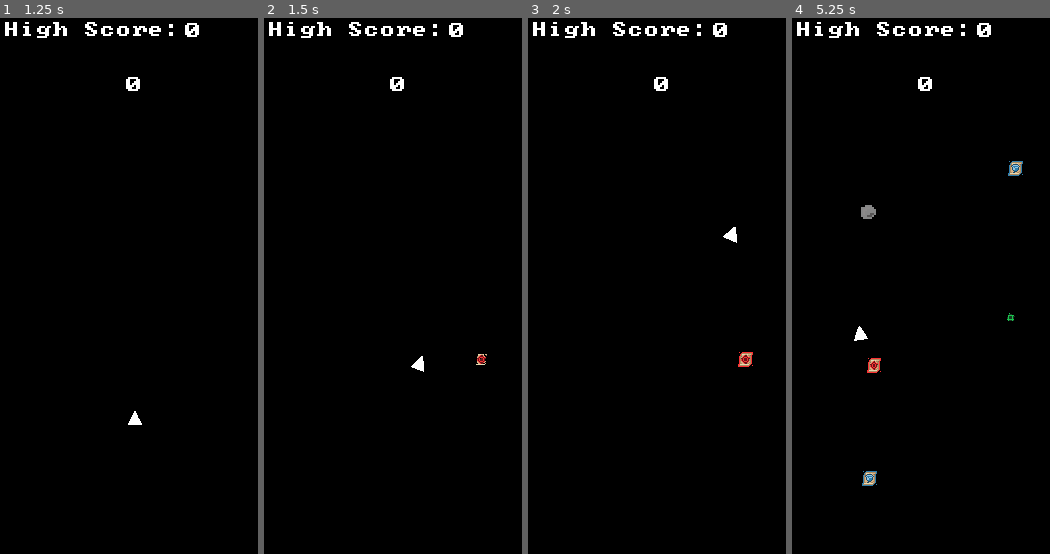
Above: before the commit, frames 1-4 (left to right).
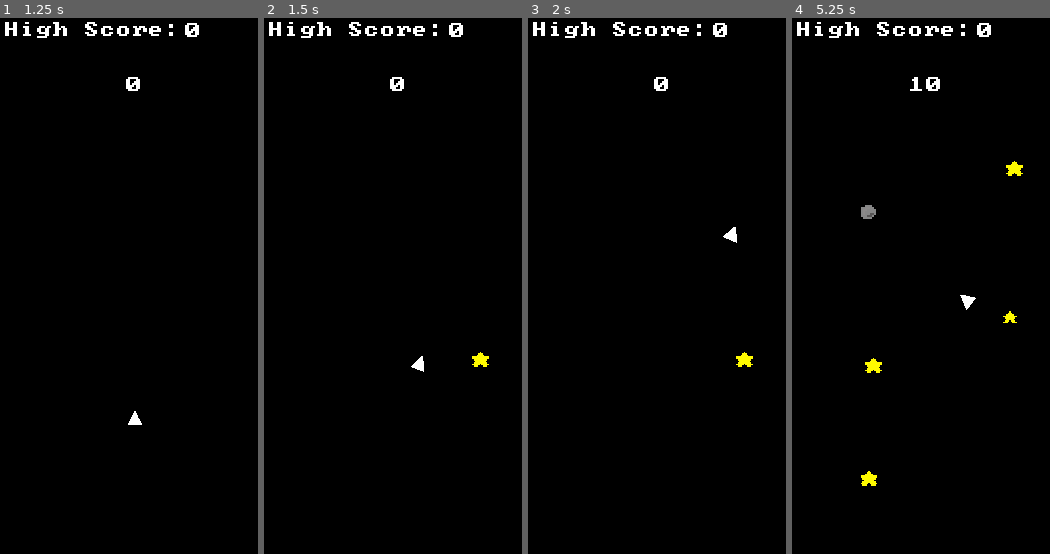
Above: after the commit, the same moments.

Repository: TweepCoding/Dash-Godot-Game
Game: Godot game, scene res://Scenes/MainMenu.tscn
The game is run twice, just before and just after one commit, with the same random seed, the same clock (stepped at 60 frames per second) and the same inputs.
Inputs (mouse positions are in pixels of both pictures, inside the frame that each line leads up to):
- Up to frame 1 (1.25 s): click "Start" at 0.5 s
- Up to frame 2 (1.5 s): move the mouse to (457, 259) at 1.27 s; click (457, 259) at 1.42 s
- Up to frame 3 (2 s): no input
- Up to frame 4 (5.25 s): move the mouse to (871, 312) at 2.02 s; click (871, 312) at 2.17 s; move the mouse to (954, 168) at 2.77 s; click (954, 168) at 2.92 s; move the mouse to (913, 398) at 3.52 s; click (913, 398) at 3.67 s; move the mouse to (1008, 366) at 4.27 s; click (1008, 366) at 4.42 s; move the mouse to (846, 205) at 5.02 s; click (846, 205) at 5.17 s

Frame 1 is identical in both runs. In frame 2, 0.1% of the frame differs, in the area x 80-88%, y 62-66%; in frame 3, 0.2%; in frame 4, 0.9%, in the area x 24-90%, y 11-88%.

Commit message:
1.6 BETA Code.. for real now

Diff:
--- a/Scenes/MainGame.gd
+++ b/Scenes/MainGame.gd
@@ -96,7 +96,7 @@
 			instance.connect("score", self, "on_score_add")
 		elif (rand_range(0,0.9) > 0.81):
 			instance = coin.instance()
-		elif (rand_range(0.81,0.81) > 0.7695):
+		elif (rand_range(0,0.81) > 0.7695):
 			instance = spell.instance()
 			instance.connect("spell", $Player, "on_spell")
 		else:
--- a/Scenes/MainGame.tscn
+++ b/Scenes/MainGame.tscn
@@ -305,14 +305,39 @@
 "name": "id_6",
 "speed": 5.0
 }, {
-"frames": [ ExtResource( 14 ) ],
-"loop": true,
-"name": "id_4",
-"speed": 5.0
-}, {
 "frames": [ ExtResource( 15 ) ],
 "loop": true,
 "name": "id_3",
+"speed": 5.0
+}, {
+"frames": [ ExtResource( 12 ) ],
+"loop": true,
+"name": "id_7",
+"speed": 5.0
+}, {
+"frames": [ ExtResource( 9 ) ],
+"loop": true,
+"name": "id_2",
+"speed": 5.0
+}, {
+"frames": [ ExtResource( 13 ) ],
+"loop": true,
+"name": "id_1",
+"speed": 5.0
+}, {
+"frames": [ ExtResource( 11 ) ],
+"loop": true,
+"name": "id_5",
+"speed": 5.0
+}, {
+"frames": [ ExtResource( 22 ) ],
+"loop": true,
+"name": "predeath",
+"speed": 5.0
+}, {
+"frames": [ ExtResource( 10 ) ],
+"loop": true,
+"name": "id_8",
 "speed": 5.0
 }, {
 "frames": [ ExtResource( 1 ) ],
@@ -320,34 +345,9 @@
 "name": "id_0",
 "speed": 1.0
 }, {
-"frames": [ ExtResource( 12 ) ],
-"loop": true,
-"name": "id_7",
-"speed": 5.0
-}, {
-"frames": [ ExtResource( 9 ) ],
-"loop": true,
-"name": "id_2",
-"speed": 5.0
-}, {
-"frames": [ ExtResource( 13 ) ],
-"loop": true,
-"name": "id_1",
-"speed": 5.0
-}, {
-"frames": [ ExtResource( 10 ) ],
-"loop": true,
-"name": "id_8",
-"speed": 5.0
-}, {
-"frames": [ ExtResource( 11 ) ],
-"loop": true,
-"name": "id_5",
-"speed": 5.0
-}, {
-"frames": [ ExtResource( 22 ) ],
-"loop": true,
-"name": "predeath",
+"frames": [ ExtResource( 14 ) ],
+"loop": true,
+"name": "id_4",
 "speed": 5.0
 } ]
 
